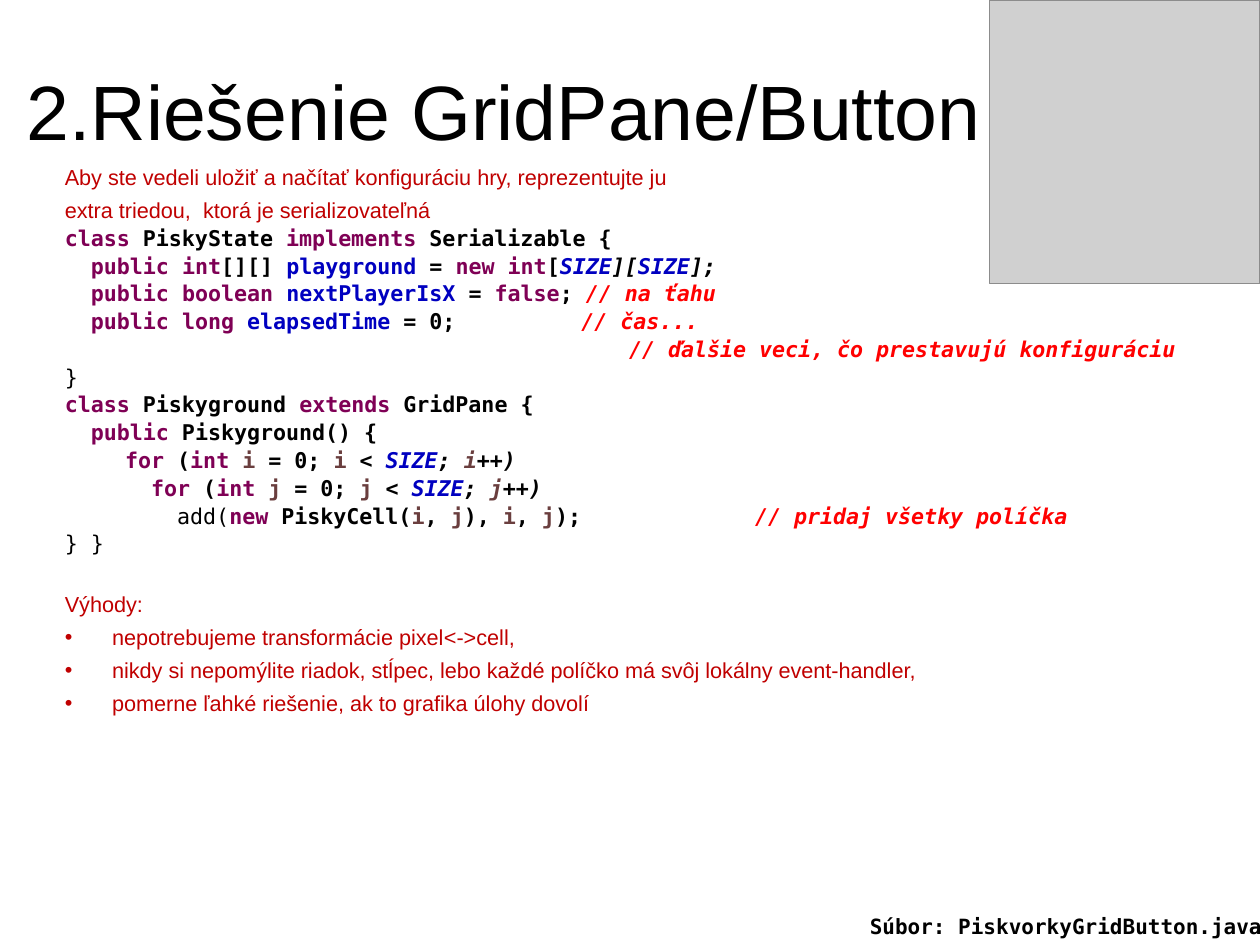
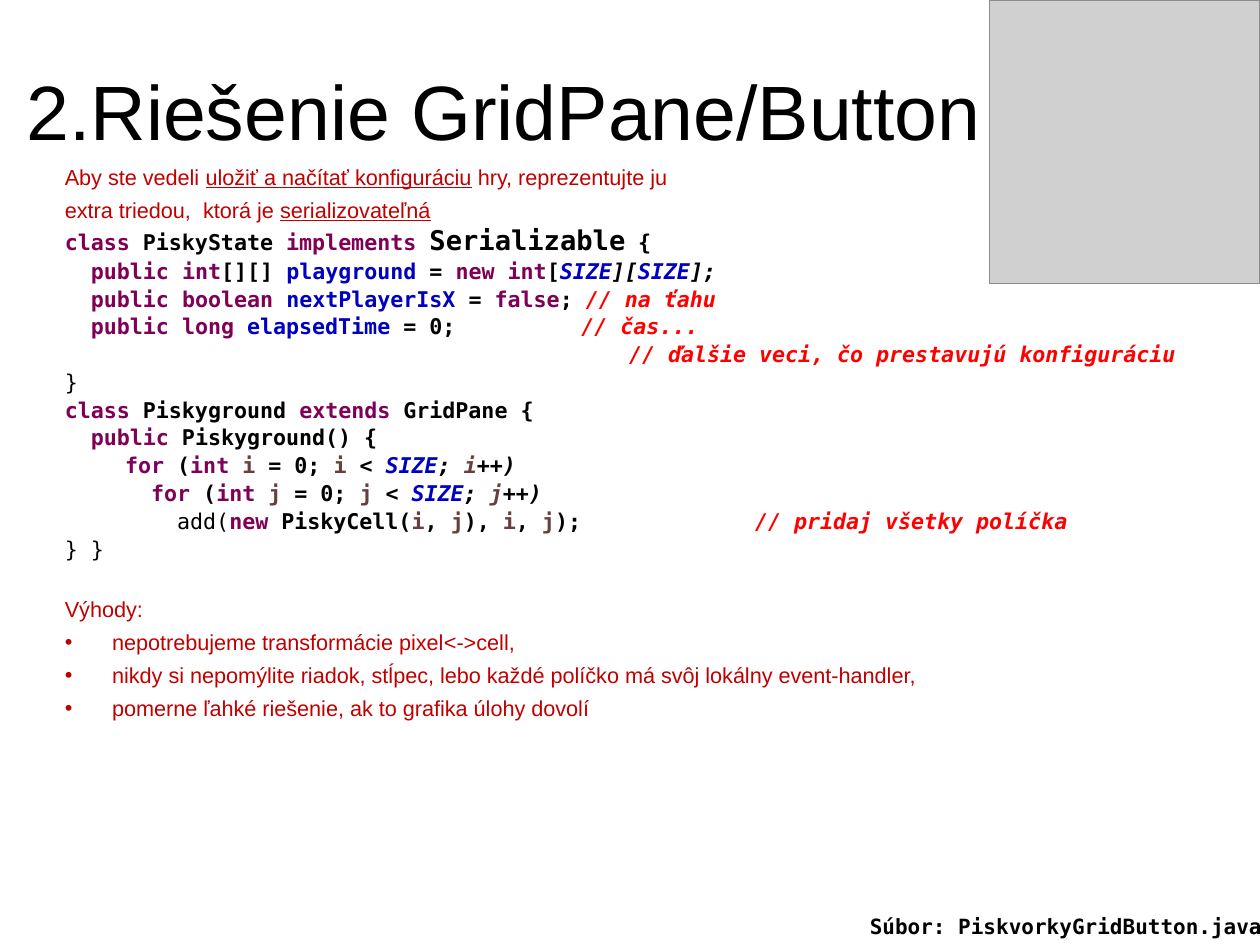
Before and after one commit to Programovanie4/Prednasky, a slide deck: slide 6 of 12/12_java.ppt (slide 5 before the commit). Drawn at 1260x945 pixels with LibreOffice and Linux fonts; fonts in the diff are those of the drawing; grey boxes stand for pictures. Boxes give left, top, right and bottom in pixels: in the first picture for what was removed or moved away, otherwise in the second. Text is boxed around its words. In the diff, an @@ line names an element or a change of style, - is before the commit and + after.

```diff
--- a/12/12_java.ppt
+++ b/12/12_java.ppt
@@ text at (65,169,667,255): underline on in "uložiť a načítať konfiguráciu", "serializovateľná"; size 12.4 to 15.5 pt in "Serializable" @@
```
Also in this commit, not shown: 3 other slides changed, 3 slides added, 1 other file.
